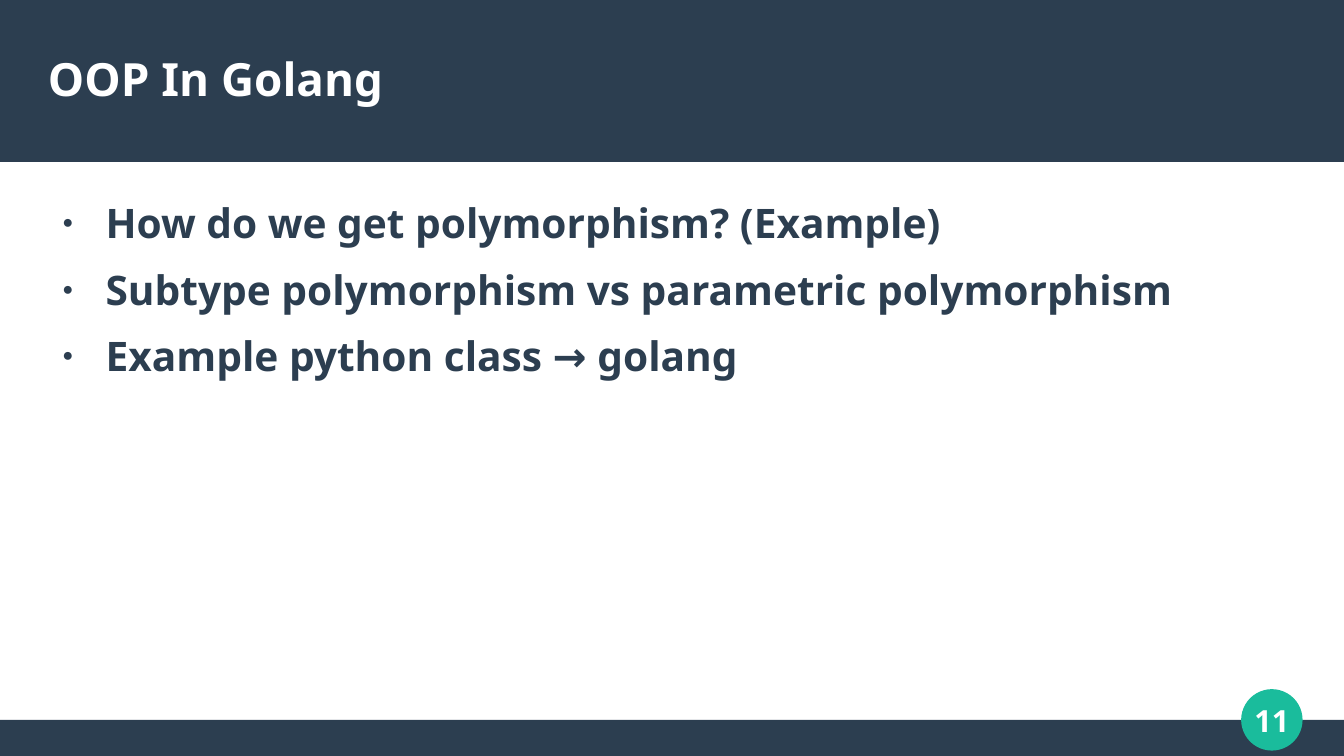
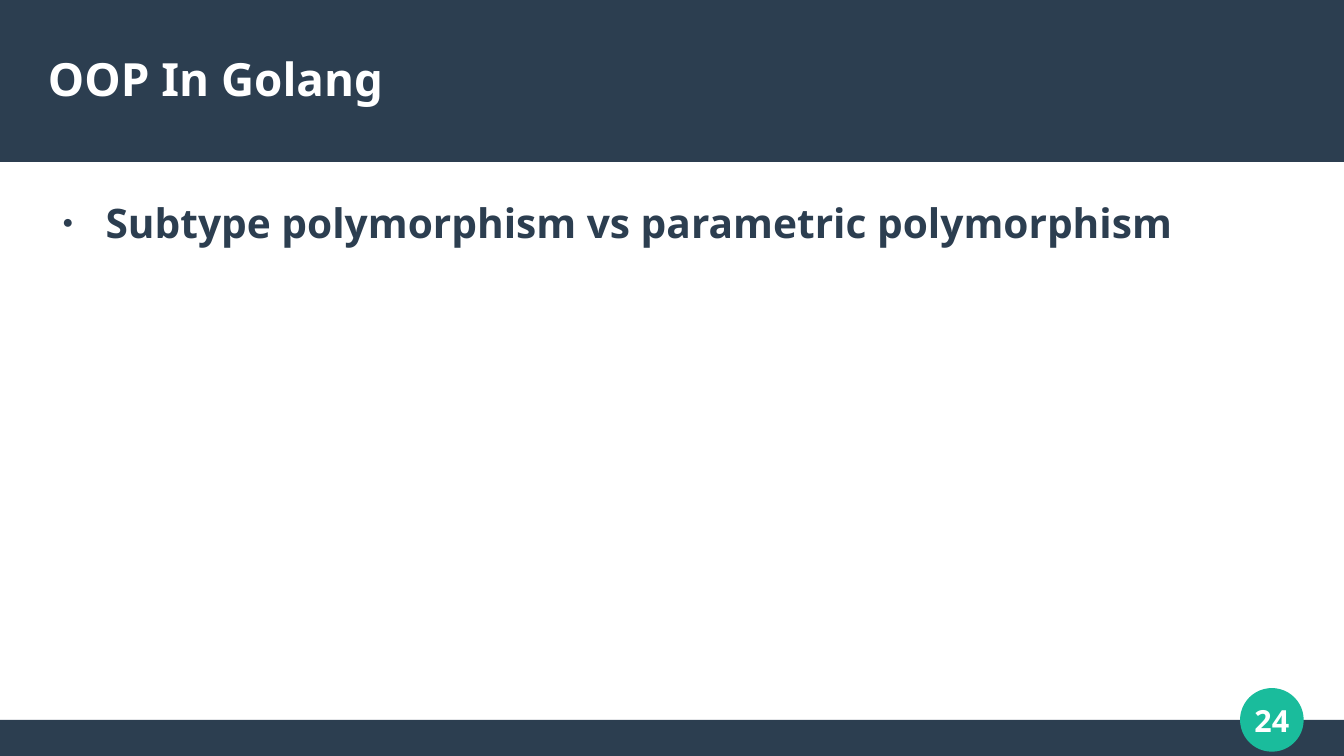
Before and after one commit to calvincramer/golang-training-2-completed, a slide deck: slide 24 of presentation-2.odp (slide 11 before the commit). Drawn at 1344x756 pixels with LibreOffice and Linux fonts; fonts in the diff are those of the drawing. Boxes give left, top, right and bottom in pixels: in the first picture for what was removed or moved away, otherwise in the second. Text is boxed around its words. In the diff, an @@ line names an element or a change of style, - is before the commit and + after.

```diff
--- a/presentation-2.odp
+++ b/presentation-2.odp
@@ text at (106,207,940,248): paragraph removed @@
-● How do we get polymorphism? (Example)
@@ text at (106,340,737,381): paragraph removed @@
-● Example python class → golang
@@ ellipse at (1243,690,1303,750): outline #1ABC9C 0.85 pt to #1ABC9C 2.15 pt @@
@@ page number at (1254,710,1289,732): text changed @@
-11
+24
```
Also in this commit, not shown: 13 other slides changed, 15 slides added, 1 slide removed.
